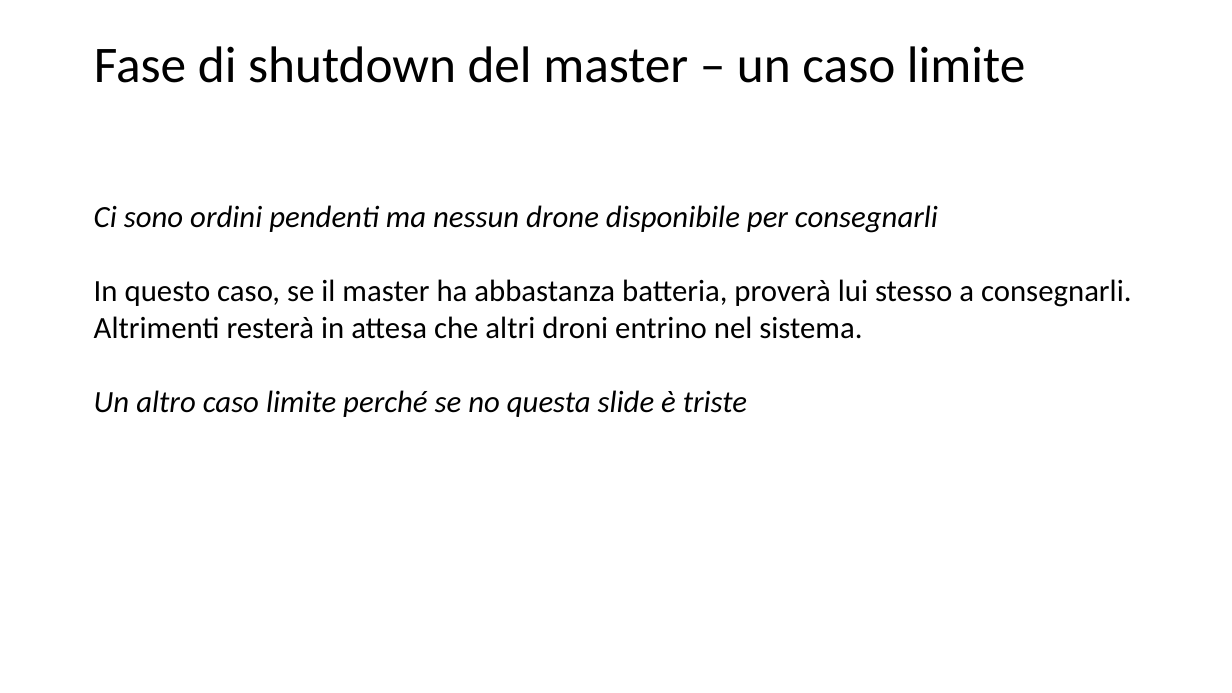
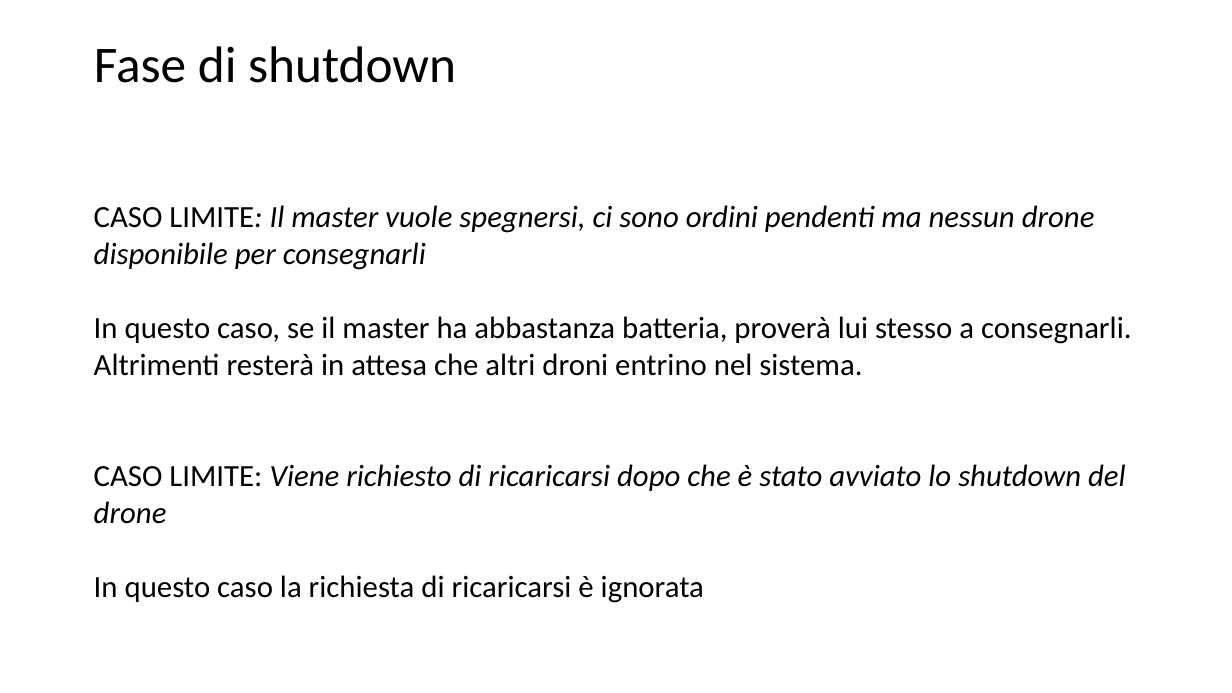
Before and after one commit to mrkct/dronazon, a slide deck: slide 18 of assets/Presentazione.odp (slide 15 before the commit). Drawn at 1232x693 pixels with LibreOffice and Linux fonts; fonts in the diff are those of the drawing. Boxes give left, top, right and bottom in pixels: in the first picture for what was removed or moved away, otherwise in the second. Text is boxed around its words. In the diff, an @@ line names an element or a change of style, - is before the commit and + after.

```diff
--- a/assets/Presentazione.odp
+++ b/assets/Presentazione.odp
@@ title at box(94, 46, 456, 83): text changed @@
-Fase di shutdown del master – un caso limite
+Fase di shutdown
@@ text at box(94, 205, 1095, 270): text changed @@
-Ci sono ordini pendenti ma nessun drone disponibile per consegnarli
+CASO LIMITE: Il master vuole spegnersi, ci sono ordini pendenti ma nessun drone disponibile per consegnarli
@@ text at box(94, 464, 1126, 603): text changed @@
-Un altro caso limite perché se no questa slide è triste
+CASO LIMITE: Viene richiesto di ricaricarsi dopo che è stato avviato lo shutdown del drone
+In questo caso la richiesta di ricaricarsi è ignorata
```
Also in this commit, not shown: 1 other slide changed, 4 slides added, 1 slide removed, 1 other file.
